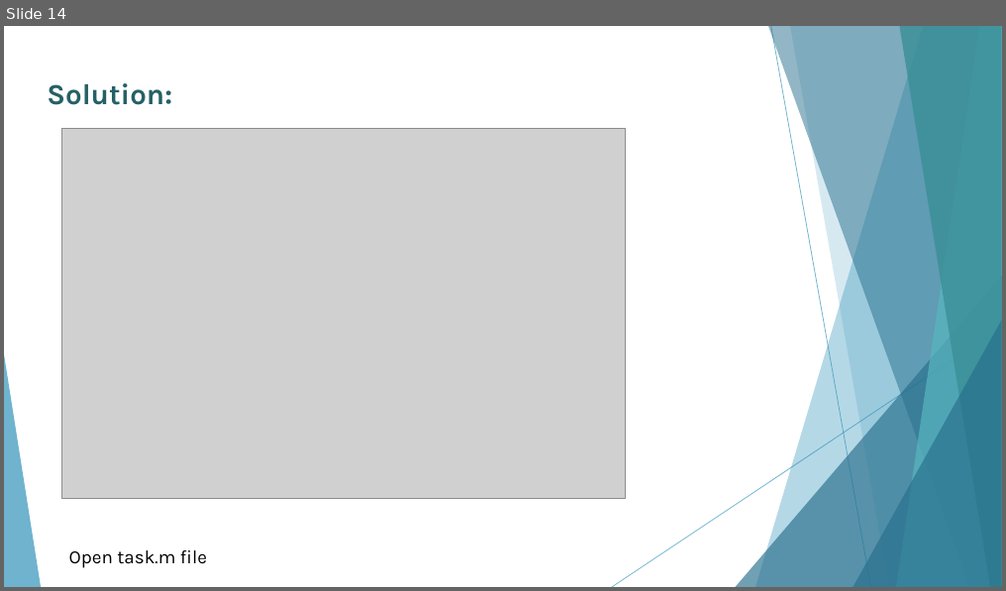
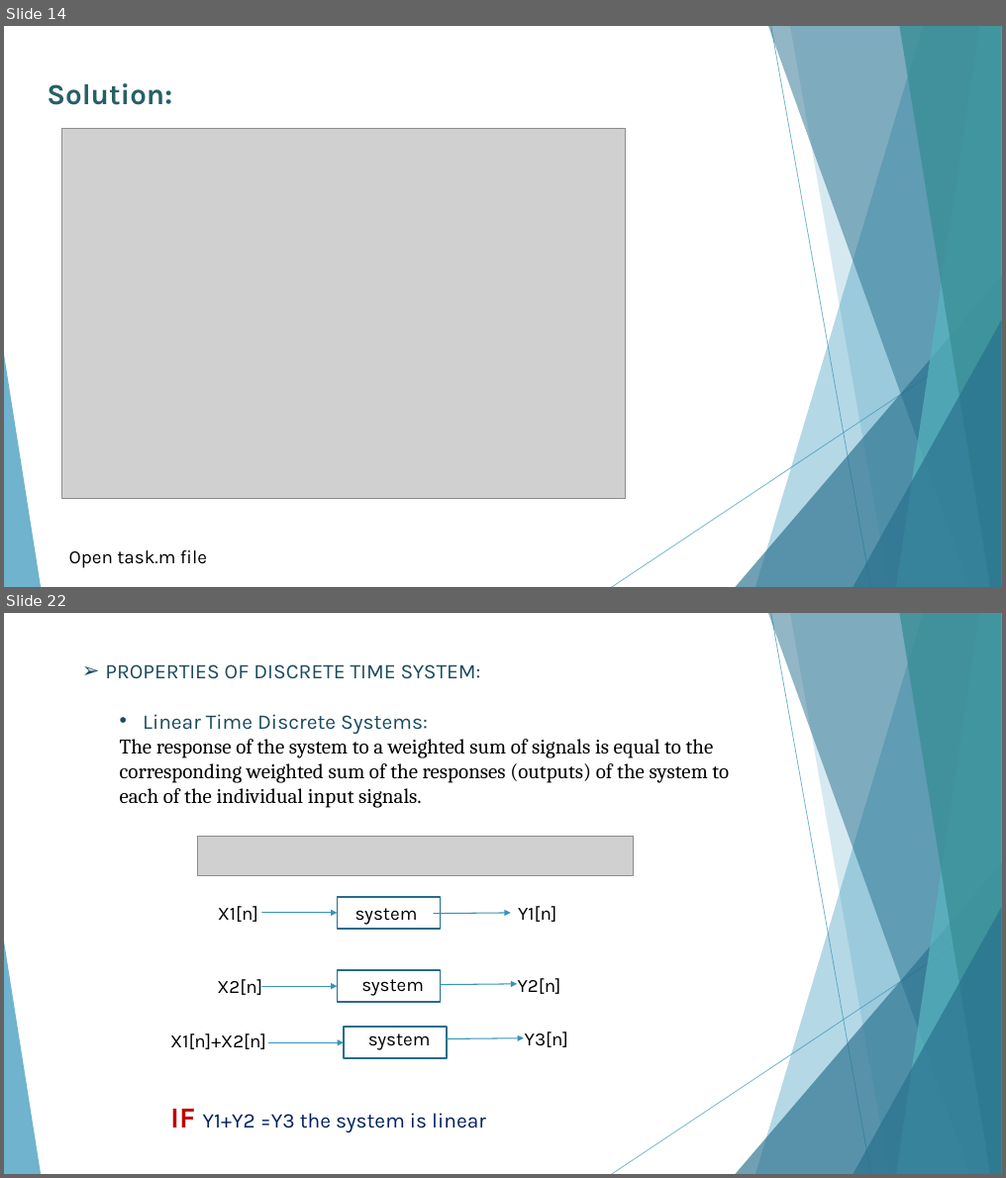
Before and after one commit to AhMjOU/DSP2, a slide deck: lec2.pptx. Shown one above the other, each under a label of ours: slide 14 before the commit, slides 14 and 22 after it; the slides between them are not shown. The pictures are 1006x591 and 1006x1178 pixels, drawn with LibreOffice and Linux fonts; fonts in the diff are those of the drawing; grey boxes stand for pictures. Boxes give left, top, right and bottom in pixels: in the first picture for what was removed or moved away, otherwise in the second. Text is boxed around its words. In the diff, an @@ line names an element or a change of style, - is before the commit and + after.

```diff
--- a/lec2.pptx
+++ b/lec2.pptx
@@ slide 22 added at box(4, 613, 1002, 1174), background #FFFFFF; not listed: 10 template elements that a slide beside it also shows @@
@@ text added at box(105, 664, 729, 808), 20 pt, text #000000 @@
+➢ PROPERTIES OF DISCRETE TIME SYSTEM:
+  • Linear Time Discrete Systems:
+  The response of the system to a weighted sum of signals is equal to the corresponding weighted sum of the responses (outputs) of the system to each of the individual input signals.
@@ picture added at box(197, 836, 634, 875) @@
@@ text added at box(218, 906, 258, 922), 18 pt, text #000000 @@
+X1[n]
@@ rectangle added at box(338, 897, 441, 929), outline #266D8A 1.5 pt @@
@@ text added at box(355, 908, 418, 925), 18 pt, text #000000 @@
+system
@@ text added at box(518, 906, 556, 922), 18 pt, text #000000 @@
+Y1[n]
@@ arrow added from (262, 913) to (338, 913), #3494BA 1 pt @@
@@ arrow added from (434, 914) to (511, 913), #3494BA 1 pt @@
@@ text added at box(217, 979, 262, 995), 18 pt, text #000000 @@
+X2[n]
@@ arrow added from (262, 986) to (338, 986), #3494BA 1 pt @@
@@ rectangle added at box(338, 970, 441, 1002), outline #266D8A 1.5 pt @@
@@ text added at box(361, 979, 424, 996), 18 pt, text #000000 @@
+system
@@ arrow added from (441, 985) to (518, 984), #3494BA 1 pt @@
@@ text added at box(518, 978, 561, 994), 18 pt, text #000000 @@
+Y2[n]
@@ rectangle added at box(344, 1027, 448, 1059), outline #266D8A 1.5 pt @@
@@ text added at box(170, 1034, 266, 1050), 18 pt, text #000000 @@
+X1[n]+X2[n]
@@ arrow added from (269, 1043) to (344, 1043), #3494BA 1 pt @@
@@ text added at box(368, 1034, 431, 1051), 18 pt, text #000000 @@
+system
@@ arrow added from (447, 1039) to (524, 1039), #3494BA 1 pt @@
@@ text added at box(525, 1032, 568, 1048), 18 pt, text #000000 @@
+Y3[n]
@@ text added at box(170, 1109, 486, 1133), 20 pt, text #002060 @@
+IF Y1+Y2 =Y3 the system is linear
```
Also in this commit, not shown: 1 slide changed, 12 other slides added, 2 other files.
